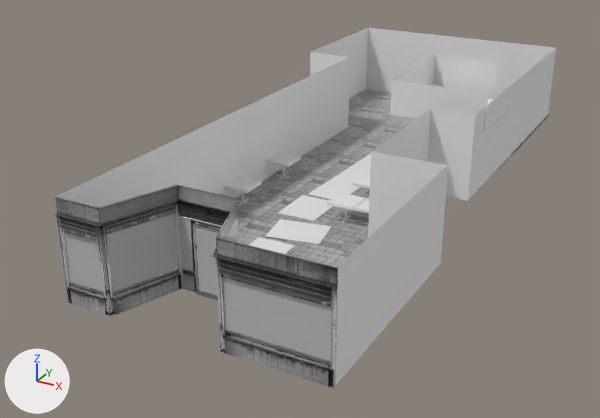
Renders of the FBX model Assets/Models/Buildings/Interiors/Chinese Restaurant/ruby_palace_interior.fbx from each side of a commit.
Before and after are seen from a 50 mm camera at (14.9, -25.8, 14.2) aimed at (-1.6, 4.1, -0.7). The axes (+X, +Y, +Z) are drawn at lower left. The lights are the same throughout. The older version comes first. Where no turn or scale is listed for an object, it has been applied to the vertices. Vertices at exactly the same position are counted once.

Names of what the first picture shows: 'Object', 'Object001', 'Plane001', 'exit_door', 'interior_exit', 'mat_001', 'mat_002', 'mat_003', 'mat_004', 'ruby_palace_windows', 'table_0', 'table_001', 'table_002', 'table_003', 'table_005' and 1 more.
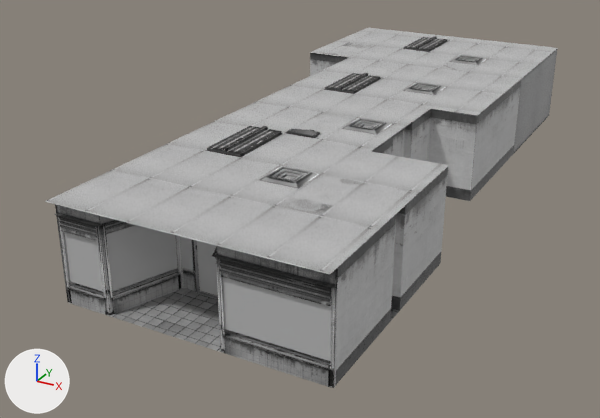
The newer file is also turned or shifted as a whole; pictures and numbers use the older file's frame.

Edits to the bpy script that builds the scene:
```text
Change me_mesh_008:
    verts and faces of me_mesh_008; kept vertices keep their numbers, new ones are numbered from 4
    remove me_mesh_008.from_pydata(...)  # 4 vertices, 1 face; spans x -1.25..1.25, y -1.05..1.05, z 0.0
    add me_mesh_008.from_pydata(...)  # 8 vertices, 5 faces; spans x -1.13..1.18, y -5.59..-3.95, z -0.03..-0.01
    me_mesh_008 part 1
    add delete_vertices([*range(0, 4)])  # with the faces that use them
    other edits to the shape of me_mesh_008 do not show in these pictures
    add me_mesh_008.materials.append(mat_material__1382)  # picture img_ruby_palace_interior_1_png
Change me_mesh_010:
    verts and faces of me_mesh_010; kept vertices keep their numbers, new ones are numbered from 4
    remove me_mesh_010.from_pydata(...)  # 4 vertices, 1 face; spans x -0.87..0.87, y -1.12..1.12, z 0.0
    add me_mesh_010.from_pydata(...)  # 8 vertices, 5 faces; spans x -0.82..0.78, y -0.65..1.62, z -0.03..-0.01
    me_mesh_010 part 2
    add delete_vertices([*range(0, 4)])  # with the faces that use them
    add verts[4] = (-0.82, -0.53, -0.03)
    add verts[5] = (0.6, -0.65, -0.03)
    add verts[6] = (-0.65, 1.62, -0.03)
    add verts[7] = (0.78, 1.5, -0.03)
    add verts[8] = (-0.62, 1.58, -0.01)
    add verts[9] = (-0.78, -0.5, -0.01)
    add verts[10] = (0.57, -0.61, -0.01)
    add verts[11] = (0.74, 1.47, -0.01)
    add faces += [(8, 9, 10, 11), (4, 9, 8, 6), (4, 5, 10, 9), (5, 7, 11, 10), (6, 8, 11, 7)]
    add me_mesh_010.materials.append(mat_material__1382)  # picture img_ruby_palace_interior_1_png
Remove ob_mat_001:
    ob_mat_001 = bpy.data.objects.new('mat_001', me_mesh_009)
Remove ob_mat_004:
    ob_mat_004 = bpy.data.objects.new('mat_004', me_mesh_007)
Remove ob_plane001:
    ob_plane001 = bpy.data.objects.new('Plane001', me_mesh_004)
Remove ob_object001:
    ob_object001 = bpy.data.objects.new('Object001', me_mesh_003)
Remove ob_object:
    ob_object = bpy.data.objects.new('Object', me_mesh)
Remove ob_table_002:
    ob_table_002 = bpy.data.objects.new('table_002', me_mesh_014)
Remove ob_table_003:
    ob_table_003 = bpy.data.objects.new('table_003', me_mesh_015)
Remove ob_table_001:
    ob_table_001 = bpy.data.objects.new('table_001', me_mesh_013)
Remove ob_table_0:
    ob_table_0 = bpy.data.objects.new('table_0', me_mesh_012)
Remove ob_table_005:
    ob_table_005 = bpy.data.objects.new('table_005', me_mesh_017)
Add ob_ruby_palace_ceiling:
    ob_ruby_palace_ceiling = bpy.data.objects.new('ruby_palace_ceiling', me_mesh_013_1)  # 1002 vertices, 862 faces; spans x -5.8..6.7, y -15.9..13.9, z 0.0..0.2; in mat_material__1382 (picture img_ruby_palace_interior_1_png)
    ob_ruby_palace_ceiling.location = (-0.49, 7.42, 3.88)
Add ob_plane004:
    ob_plane004 = bpy.data.objects.new('Plane004', me_mesh_010_1)  # 14 vertices, 5 faces; spans x -2.21..2.21, y -7.52..0.0, z -0.46..3.42; in mat_material__1453 (picture img_ruby_palace_interior_png)
    ob_plane004.location = (3.05, 21.32, 0.46)
Add ob_plane026:
    ob_plane026 = bpy.data.objects.new('Plane026', me_mesh_012_1)  # 144 vertices, 244 faces; spans x -11.6..0.9, y -0.6..28.8, z 0.0; in mat_material__1453 (picture img_ruby_palace_interior_png)
    ob_plane026.location = (5.33, -7.45, 0.0)
Add ob_object016:
    ob_object016 = bpy.data.objects.new('Object016', me_mesh_008_1)  # 92 vertices, 44 faces; spans x -5.3..7.1, y -29.3..0.0, z -1.9..1.9; in mat_material__1453 (picture img_ruby_palace_interior_png)
    ob_object016.location = (-0.96, 21.32, 1.94)
```

Changed parts and their boxes (x1, y1, x2, y2) in the pictures (600 x 418 px):
'ruby_palace_ceiling', added: after (45, 28, 557, 274)
'Plane001', deleted: before (55, 28, 556, 386)
'Object016', added: after (55, 53, 521, 388)
'Object', deleted: before (68, 89, 513, 388)
'Object001', deleted: before (390, 55, 515, 130)
'Plane026', added (mostly hidden): after (68, 243, 399, 388)
'Plane004', added: after (513, 49, 557, 154)
'mat_001', deleted: before (309, 154, 371, 199)
'table_003', deleted: before (327, 193, 366, 223)
'table_0', deleted: before (223, 177, 262, 206)
'mat_004', deleted: before (249, 237, 295, 254)
'table_001', deleted: before (266, 153, 301, 179)
'table_005', deleted: before (353, 174, 370, 196)
'table_002', deleted (mostly hidden): before (354, 198, 369, 224)
part 1 of me_mesh_008, deleted: before (266, 219, 332, 244)
part 2 of me_mesh_010, built on: before (278, 195, 333, 221)
